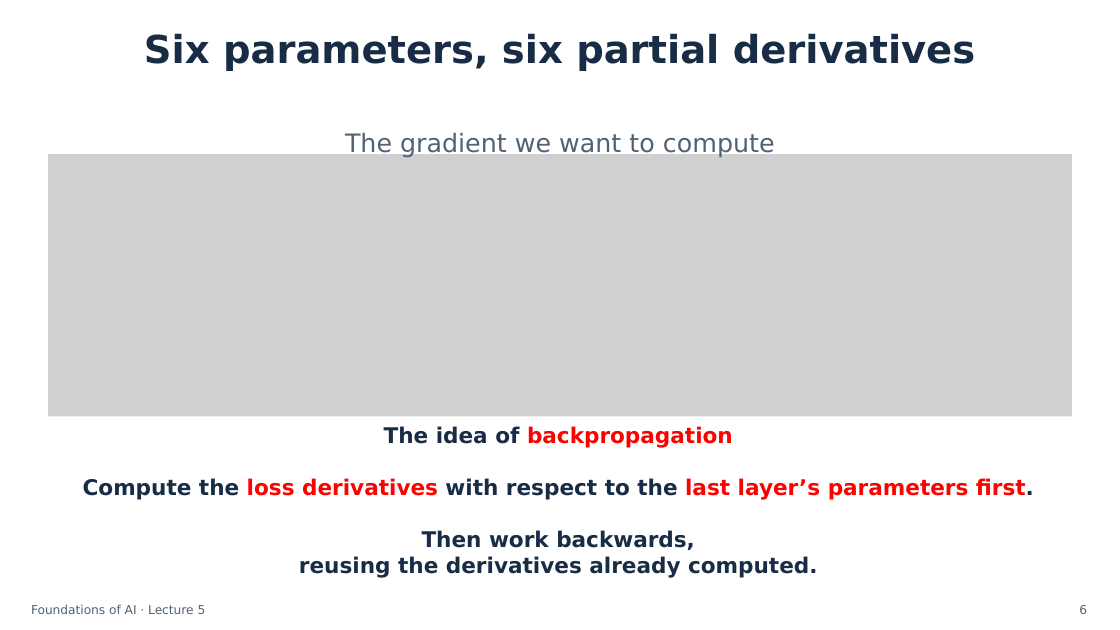
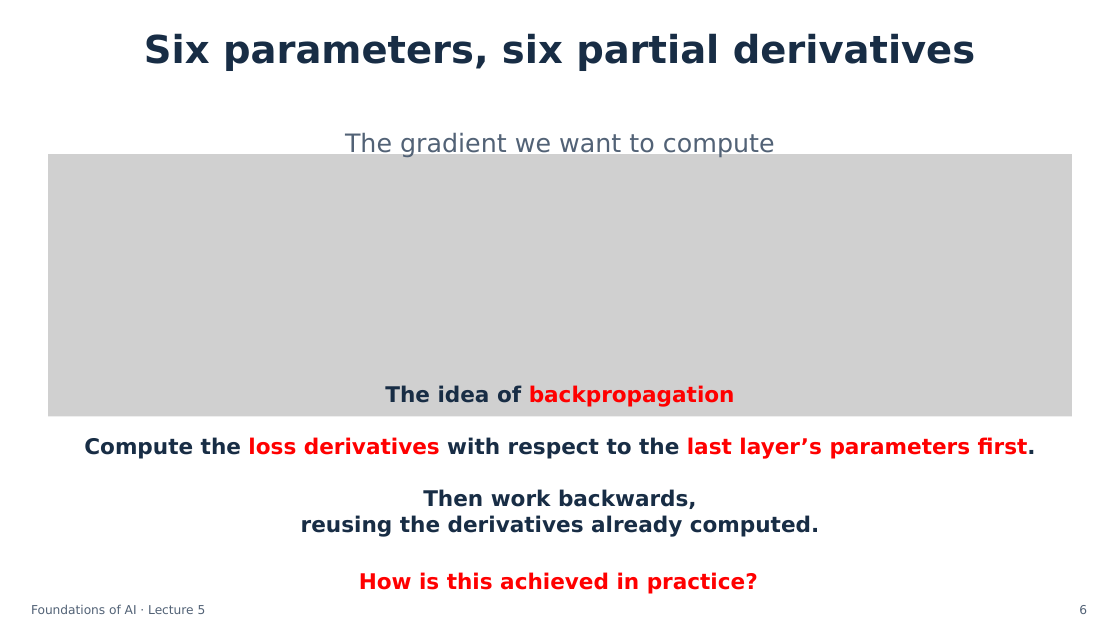
Before and after one commit to semtm0051/2026_27, a slide deck: slide 6 of Week_05/Slides/Week_05 - Slides.pptx. Drawn at 1120x630 pixels with LibreOffice and Linux fonts; fonts in the diff are those of the drawing; grey boxes stand for pictures. Boxes give left, top, right and bottom in pixels: in the first picture for what was removed or moved away, otherwise in the second. Text is boxed around its words. In the diff, an @@ line names an element or a change of style, - is before the commit and + after.

```diff
--- a/Week_05/Slides/Week_05 - Slides.pptx
+++ b/Week_05/Slides/Week_05 - Slides.pptx
@@ text "The idea of backpropagation": place and size @@
-text "The idea of backpropagation" at (83,426,1034,578)
+text "The idea of backpropagation" at (84,385,1036,537)
@@ text added at (359,572,758,594), 18.5 pt, text #FF0000, bold @@
+How is this achieved in practice?
```
Also in this commit, not shown: 1 other file.
